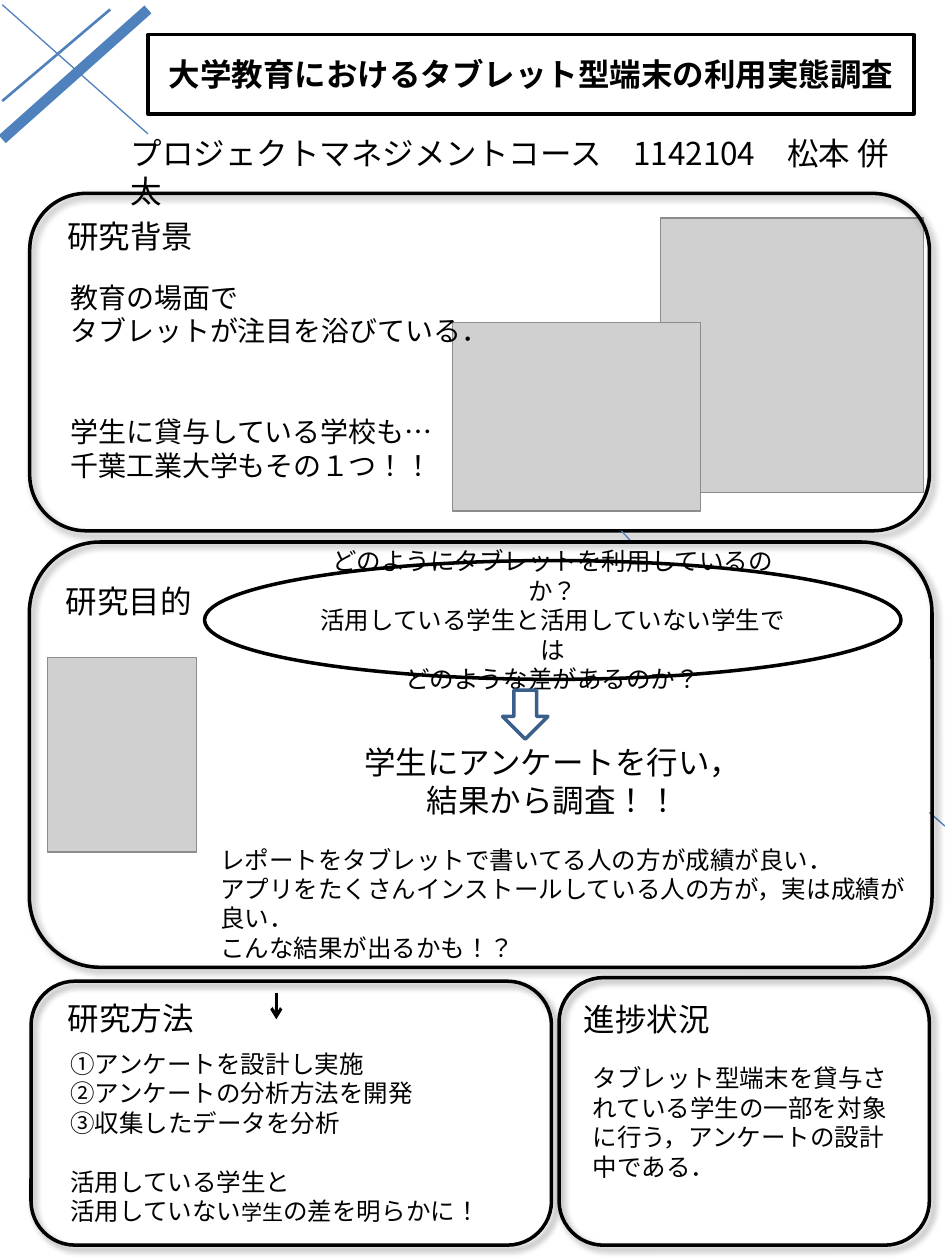
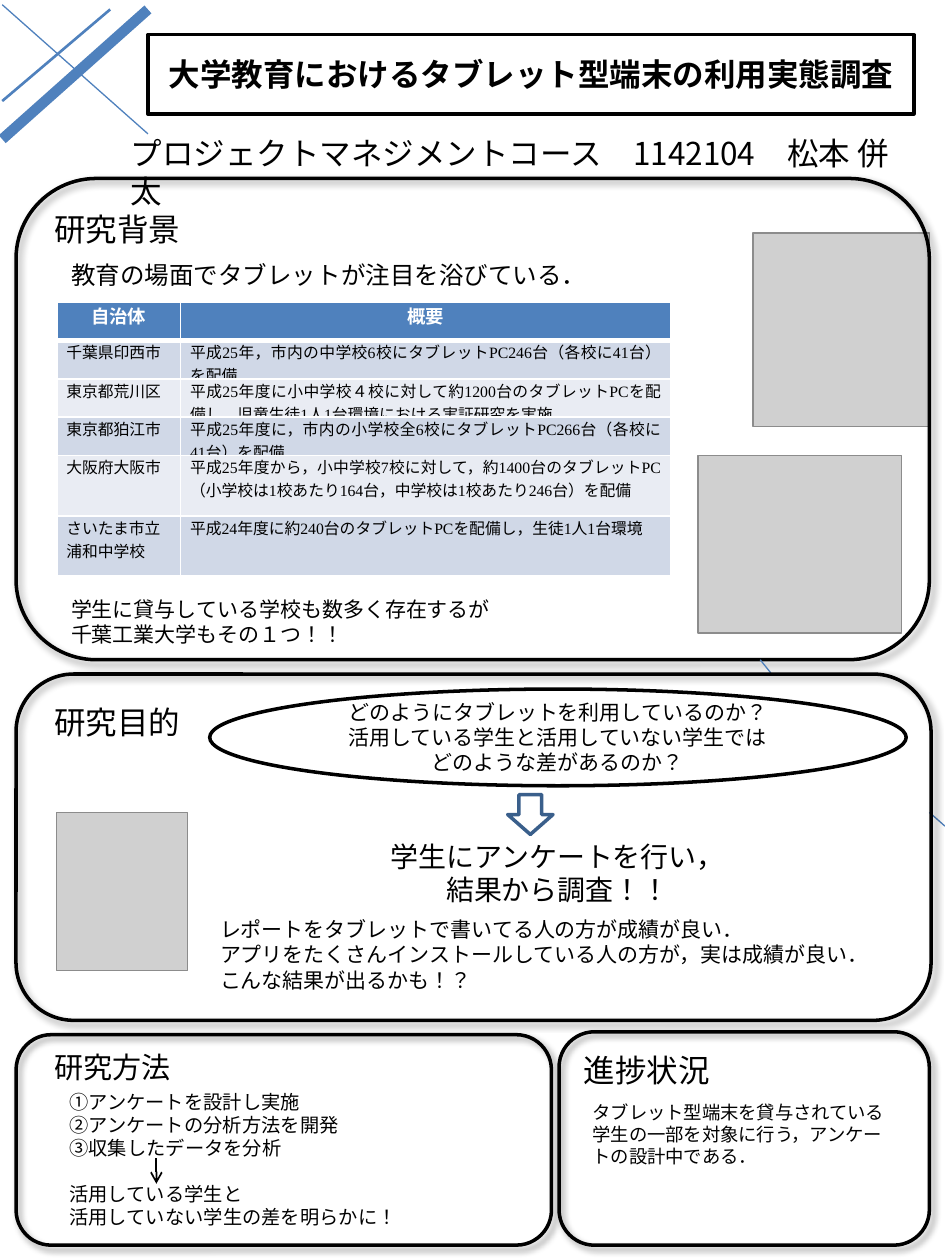
Before and after one commit to keimatsui/kadai, a slide deck: slide 1 of 卒業論文/2013/松本併太/卒研中間審査用研究ポスター.pptx. Drawn at 945x1260 pixels with LibreOffice and Linux fonts; fonts in the diff are those of the drawing; grey boxes stand for pictures. Boxes give left, top, right and bottom in pixels: in the first picture for what was removed or moved away, otherwise in the second. Text is boxed around its words. In the diff, an @@ line names an element or a change of style, - is before the commit and + after.

Commit message:
修正しました．

```diff
--- a/卒業論文/2013/松本併太/卒研中間審査用研究ポスター.pptx
+++ b/卒業論文/2013/松本併太/卒研中間審査用研究ポスター.pptx
@@ rounded rectangle resized from (x1=30, y1=194, x2=930, y2=532) to (x1=16, y1=179, x2=930, y2=660) @@
@@ text "研究背景" moved from (x1=67, y1=221, x2=193, y2=251) to (x1=54, y1=214, x2=180, y2=244) @@
@@ text "研究背景" at (x1=54, y1=214, x2=180, y2=244): alignment centre to left @@
@@ picture resized from (x1=660, y1=218, x2=924, y2=493) to (x1=753, y1=233, x2=930, y2=426) @@
@@ text "教育の場面でタブレットが注目を浴びている．" moved from (x1=71, y1=284, x2=489, y2=479) to (x1=71, y1=263, x2=586, y2=644) @@
@@ text at (x1=71, y1=263, x2=586, y2=619): text changed; size 16 to 14 pt @@
-教育の場面で
-タブレットが注目を浴びている．
-学生に貸与している学校も…
+教育の場面でタブレットが注目を浴びている．
+学生に貸与している学校も数多く存在するが
@@ table added at (x1=57, y1=302, x2=670, y2=576), 6 rows, 2 columns @@
+自治体 | 概要
+千葉県印西市 | 平成25年，市内の中学校6校にタブレットPC246台（各校に41台）を配備．
+東京都荒川区 | 平成25年度に小中学校４校に対して約1200台のタブレットPCを配備し，児童生徒1人1台環境における実証研究を実施．
+東京都狛江市 | 平成25年度に，市内の小学校全6校にタブレットPC266台（各校に41台）を配備．
+大阪府大阪市 | 平成25年度から，小中学校7校に対して，約1400台のタブレットPC（小学校は1校あたり164台，中学校は1校あたり246台）を配備
+さいたま市立 / 浦和中学校 | 平成24年度に約240台のタブレットPCを配備し，生徒1人1台環境
@@ picture resized from (x1=452, y1=323, x2=701, y2=512) to (x1=698, y1=455, x2=902, y2=633) @@
@@ text at (x1=71, y1=624, x2=343, y2=644): size 16 to 12 pt in "千葉工業大学もその１つ！！" @@
@@ picture removed at (x1=48, y1=658, x2=197, y2=852) @@
@@ rounded rectangle resized from (x1=29, y1=542, x2=931, y2=968) to (x1=16, y1=674, x2=931, y2=1021) @@
@@ text "研究目的" at (x1=54, y1=707, x2=180, y2=737): alignment centre to left @@
@@ text "研究目的" moved from (x1=66, y1=586, x2=192, y2=616) to (x1=54, y1=707, x2=180, y2=737) @@
@@ ellipse "どのようにタブレットを利用しているのか？" at (x1=209, y1=689, x2=906, y2=786): size 14 to 12 pt @@
@@ ellipse "どのようにタブレットを利用しているのか？" resized from (x1=204, y1=561, x2=901, y2=679) to (x1=209, y1=689, x2=906, y2=786) @@
@@ line moved from (621, 530) - (631, 542) to (760, 660) - (771, 673) @@
@@ down arrow resized from (x1=503, y1=690, x2=548, y2=740) to (x1=508, y1=795, x2=553, y2=835) @@
@@ picture added at (x1=57, y1=813, x2=188, y2=971) @@
@@ text "学生にアンケートを行い，" moved from (x1=364, y1=747, x2=741, y2=815) to (x1=391, y1=843, x2=725, y2=903) @@
@@ text "学生にアンケートを行い，" at (x1=391, y1=843, x2=725, y2=903): size 18 to 16 pt @@
@@ text "レポートをタブレットで書いてる人の方が成績が良い．" moved from (x1=220, y1=848, x2=905, y2=959) to (x1=220, y1=919, x2=868, y2=990) @@
@@ text "レポートをタブレットで書いてる人の方が成績が良い．" at (x1=220, y1=919, x2=868, y2=990): size 14 to 12 pt @@
@@ rounded rectangle resized from (x1=32, y1=982, x2=552, y2=1245) to (x1=16, y1=1034, x2=552, y2=1245) @@
@@ text "研究方法" moved from (x1=68, y1=1003, x2=194, y2=1033) to (x1=54, y1=1053, x2=171, y2=1081) @@
@@ text "研究方法" at (x1=54, y1=1053, x2=171, y2=1081): size 18 to 16.6 pt; alignment centre to left @@
@@ rounded rectangle resized from (x1=559, y1=978, x2=930, y2=1245) to (x1=559, y1=1032, x2=930, y2=1245) @@
@@ text "進捗状況" moved from (x1=584, y1=1004, x2=710, y2=1034) to (x1=584, y1=1055, x2=710, y2=1085) @@
@@ text "①アンケートを設計し実施" moved from (x1=70, y1=1052, x2=479, y2=1222) to (x1=69, y1=1092, x2=396, y2=1226) @@
@@ text "①アンケートを設計し実施" at (x1=69, y1=1092, x2=396, y2=1226): size 14 to 11 pt; size 12 to 11 pt in "活用していない学生の差を明らかに！" @@
@@ text "タブレット型端末を貸与されている学生の一部を対象に行う，アンケートの設計中である．" moved from (x1=593, y1=1066, x2=887, y2=1178) to (x1=593, y1=1103, x2=884, y2=1165) @@
@@ text "タブレット型端末を貸与されている学生の一部を対象に行う，アンケートの設計中である．" at (x1=593, y1=1103, x2=884, y2=1165): size 14 to 10.5 pt @@
@@ arrow moved from (276, 993) - (276, 1019) to (156, 1158) - (156, 1184) @@
@@ arrow (156, 1158) - (156, 1184): stroke #000000 1.75 pt to #000000 1 pt @@
```
